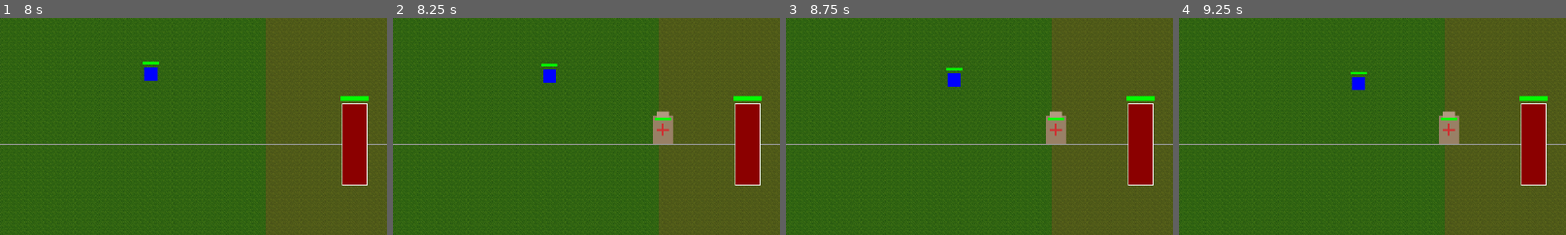
Above: before the commit, frames 1-4 (left to right).
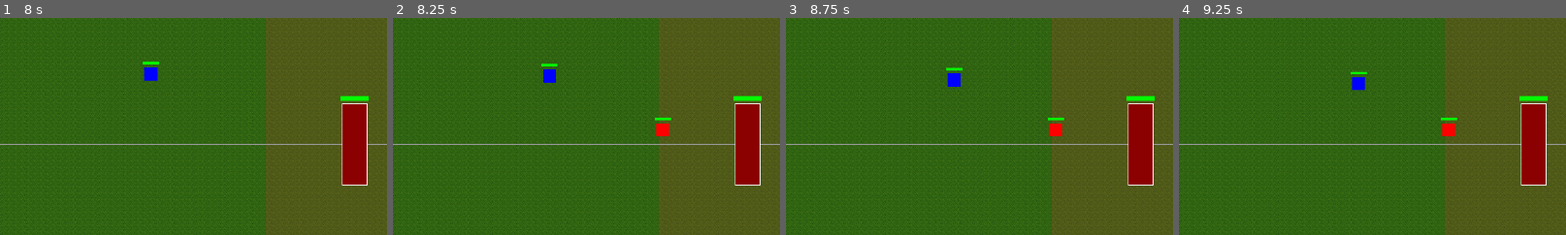
Above: after the commit, the same moments.

Repository: amari-charles/project-summoner
Game: Godot game, scene res://scenes/ui/main_menu.tscn
Two runs of this game, one before a commit and one after it. Both use one fixed random seed, a clock stepped at 60 frames per second and the inputs below.
Inputs (mouse positions are % of the whole screen's width and height, from its top left):
- Up to frame 1 (8 s): click "PLAY" at 0.5 s; click "SELECT" at 1.25 s; click "CHOOSE WARRIOR" at 2 s; click (32, 26) at 2.75 s; click "START BATTLE" at 3.5 s; tap Enter at 4.25 s; drag from (50, 83) to (60, 28) at 4.27 s; drag from (30, 55) to (45, 70) at 5.02 s; move the mouse to (60, 28) at 5.77 s; tap 1 at 5.85, 7.35 s; click (60, 28) at 5.92 s; drag from (45, 70) to (20, 35) at 6.52 s; move the mouse to (80, 65) at 7.27 s; click (80, 65) at 7.42 s
- Up to frame 2 (8.25 s): drag from (20, 35) to (35, 25) at 8.02 s
- Up to frame 3 (8.75 s): no input
- Up to frame 4 (9.25 s): move the mouse to (55, 50) at 8.77 s; tap 1 at 8.85 s; click (55, 50) at 8.92 s
The pictures show only the part of the screen within x 50-100%, y 21-71%; the shares and areas given below are measured in that part.

Frame 1 is identical in both runs. In frame 2, 0.7% of the frame differs, in the area x 67-73%, y 42-59%; in frame 3, 0.7%; in frame 4, 0.7%.

Commit message:
Add dummy sprite artwork to training dummy unit
- Extracted dummy_v1 sprites from provided zip
- Updated training_dummy.tscn to use dummy_sprite_2.png
- Replaced placeholder ColorRect visuals with actual sprite

🤖 Generated with [Claude Code](https://claude.com/claude-code)

Co-Authored-By: Claude <noreply@anthropic.com>

Diff:
--- a/scenes/units/training_dummy.tscn
+++ b/scenes/units/training_dummy.tscn
@@ -1,6 +1,7 @@
-[gd_scene load_steps=3 format=3 uid="uid://training_dummy_unit"]
+[gd_scene load_steps=4 format=3 uid="uid://training_dummy_unit"]
 
 [ext_resource type="Script" path="res://scripts/units/unit.gd" id="1_unit"]
+[ext_resource type="Texture2D" path="res://assets/dummy_v1/Individual sprites/dummy_sprite_2.png" id="2_sprite"]
 
 [sub_resource type="RectangleShape2D" id="RectangleShape2D_dummy"]
 size = Vector2(50, 70)
@@ -19,30 +20,5 @@
 [node name="CollisionShape2D" type="CollisionShape2D" parent="."]
 shape = SubResource("RectangleShape2D_dummy")
 
-[node name="Visual" type="ColorRect" parent="."]
-offset_left = -25.0
-offset_top = -35.0
-offset_right = 25.0
-offset_bottom = 35.0
-color = Color(0.6, 0.5, 0.4, 1)
-
-[node name="Head" type="ColorRect" parent="."]
-offset_left = -15.0
-offset_top = -45.0
-offset_right = 15.0
-offset_bottom = -30.0
-color = Color(0.7, 0.6, 0.5, 1)
-
-[node name="CrossMark1" type="ColorRect" parent="."]
-offset_left = -2.0
-offset_top = -15.0
-offset_right = 2.0
-offset_bottom = 15.0
-color = Color(0.8, 0.2, 0.2, 1)
-
-[node name="CrossMark2" type="ColorRect" parent="."]
-offset_left = -15.0
-offset_top = -2.0
-offset_right = 15.0
-offset_bottom = 2.0
-color = Color(0.8, 0.2, 0.2, 1)
+[node name="Sprite2D" type="Sprite2D" parent="."]
+texture = ExtResource("2_sprite")
Binary file added: assets/dummy_v1/Individual sprites/dummy_sprite_1.png
Binary file added: assets/dummy_v1/Individual sprites/dummy_sprite_2.png
Binary file added: assets/dummy_v1/Individual sprites/dummy_sprite_3.png
Binary file added: assets/dummy_v1/dummy_spritesheet.png
